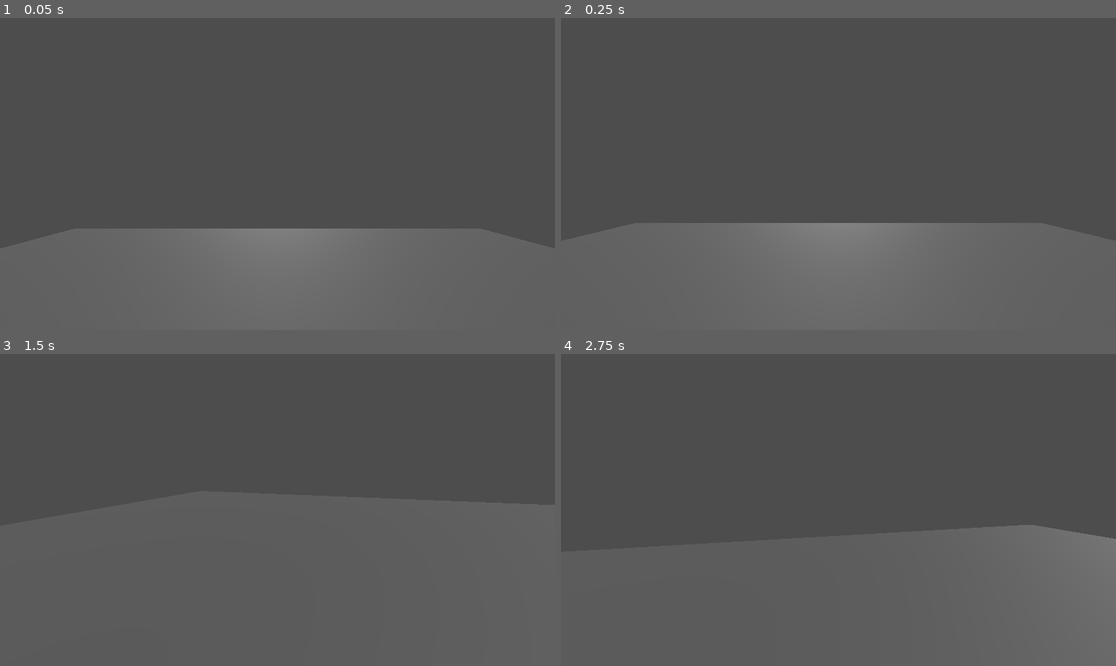
Above: before the commit, frames 1-4 (two rows, left to right).
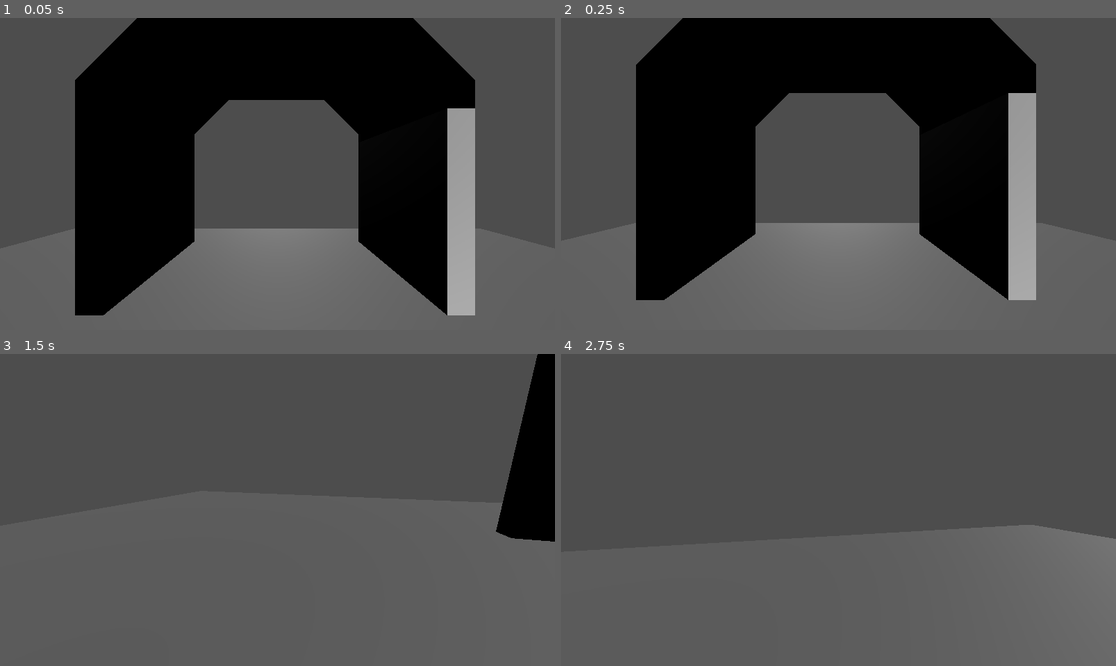
Above: after the commit, the same moments.

Repository: jakvbm1/under-angels-skin
Game: Godot game, scene res://scenes/testing_level.tscn
Two runs of this game, one before a commit and one after it. Both use one fixed random seed, a clock stepped at 60 frames per second and the inputs below.
Inputs (mouse positions are in pixels of both pictures, inside the frame that each line leads up to):
- Up to frame 1 (0.05 s): no input
- Up to frame 2 (0.25 s): no input
- Up to frame 3 (1.5 s): tap Enter (ui_accept) at 0.5, 0.77 s; move the mouse to (399, 494) at 0.52 s; hold D (right) 0.53-1.28 s; click (399, 494) at 0.67 s; move the mouse to (249, 510) at 1.27 s; hold W (forward) from 1.28 s (still down)
- Up to frame 4 (2.75 s): keep holding W (forward); tap Enter (ui_accept) at 1.52 s; move the mouse to (849, 503) at 2.02 s

The runs differ from the first frame. In frame 1, 43% of the frame differs, in the area x 13-86%, y 0-96%; in frame 2, 42%; in frame 3, 4.2%; in frame 4, nothing differs.

Commit message:
tried adding self-made 3d object (its awful)

Diff:
--- a/scenes/testing_level.tscn
+++ b/scenes/testing_level.tscn
@@ -1,7 +1,8 @@
-[gd_scene load_steps=3 format=3 uid="uid://ni36pcsoifxl"]
+[gd_scene load_steps=4 format=3 uid="uid://ni36pcsoifxl"]
 
 [ext_resource type="PackedScene" uid="uid://qtmkkfrfxjpf" path="res://scenes/default_floor.tscn" id="1_w485c"]
 [ext_resource type="PackedScene" uid="uid://cbtdfceqeab6k" path="res://scenes/character.tscn" id="2_g3hog"]
+[ext_resource type="PackedScene" uid="uid://bqlb3ngycr6a0" path="res://scenes/testowa_brama.tscn" id="3_ulcpu"]
 
 [node name="Testing level" type="Node"]
 
@@ -13,3 +14,6 @@
 [node name="DirectionalLight3D" type="DirectionalLight3D" parent="."]
 transform = Transform3D(1, 0, 0, 0, -0.857167, 0.515038, 0, -0.515038, -0.857167, 3.14564, 7.67005, -8.16822)
 light_energy = 0.7
+
+[node name="TestBramy" parent="." instance=ExtResource("3_ulcpu")]
+transform = Transform3D(0.25, 0, 0, 0, 0.25, 0, 0, 0, 0.25, 2.84776, 0, -3.93635)
--- /dev/null
+++ b/scenes/testowa_brama.tscn
@@ -0,0 +1,22 @@
+[gd_scene load_steps=3 format=3 uid="uid://bqlb3ngycr6a0"]
+
+[ext_resource type="PackedScene" uid="uid://bw52ipjlrf87q" path="res://assets/bramatest.glb" id="1_o8eyr"]
+
+[sub_resource type="BoxShape3D" id="BoxShape3D_d0ty0"]
+size = Vector3(2.03027, 20.0297, 16.1197)
+
+[node name="TestBramy" type="Node3D"]
+
+[node name="bramatest2" parent="." instance=ExtResource("1_o8eyr")]
+transform = Transform3D(1, 0, 0, 0, 1, 0, 0, 0, 1, -4.307, 8.567, -6.872)
+
+[node name="RigidBody3D" type="RigidBody3D" parent="bramatest2"]
+freeze = true
+
+[node name="CollisionShape3D" type="CollisionShape3D" parent="bramatest2/RigidBody3D"]
+transform = Transform3D(1, 0, 0, 0, 1, 0, 0, 0, 1, 6.15021, 2.08434, 0.00382423)
+shape = SubResource("BoxShape3D_d0ty0")
+
+[node name="CollisionShape3D2" type="CollisionShape3D" parent="bramatest2/RigidBody3D"]
+transform = Transform3D(1, 0, 0, 0, 1, 0, 0, 0, 1, -20.7198, 1.93575, 0.00764847)
+shape = SubResource("BoxShape3D_d0ty0")
Binary file added: assets/bramatest.glb
Not shown, added: assets/bramatest.glb.import
Binary file added: bramatest.glb
Not shown, added: bramatest.glb.import
